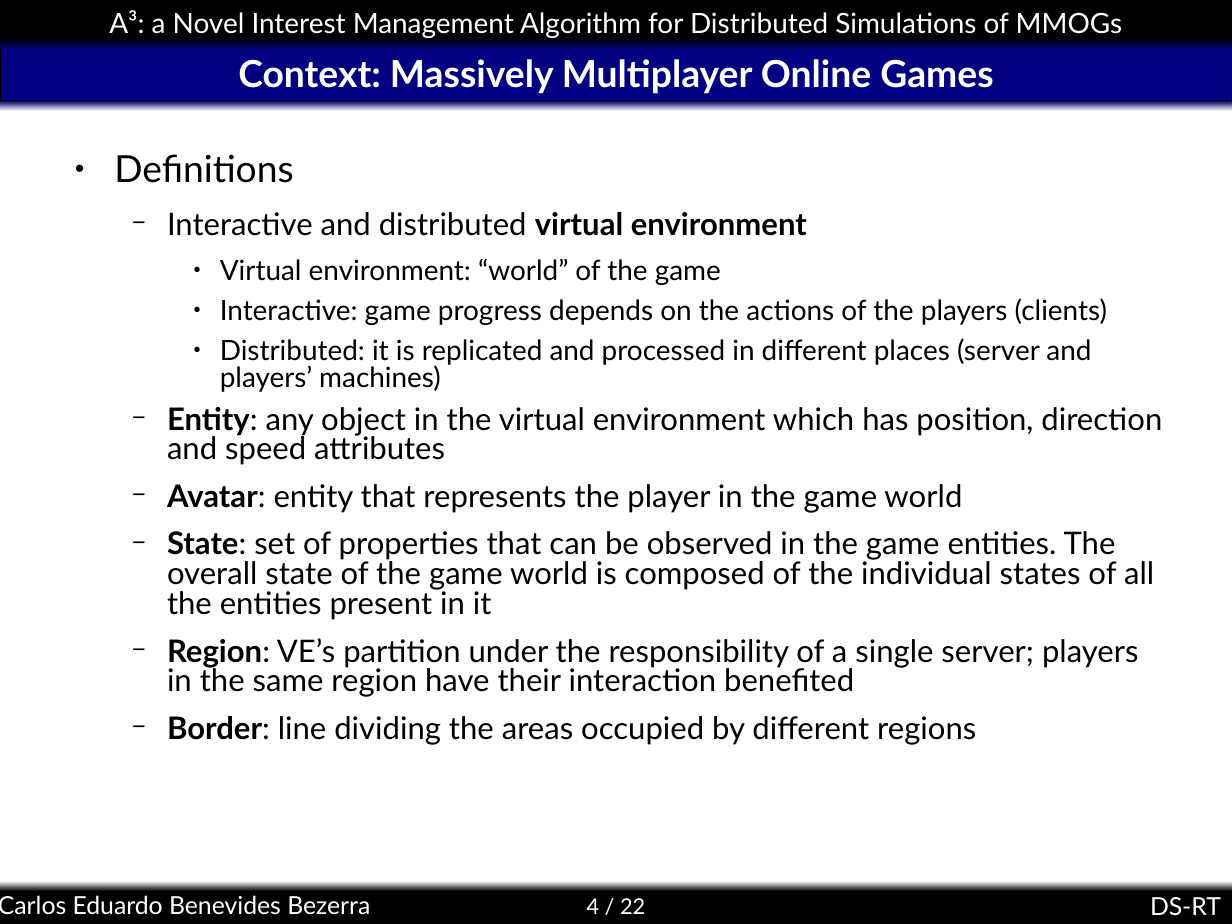
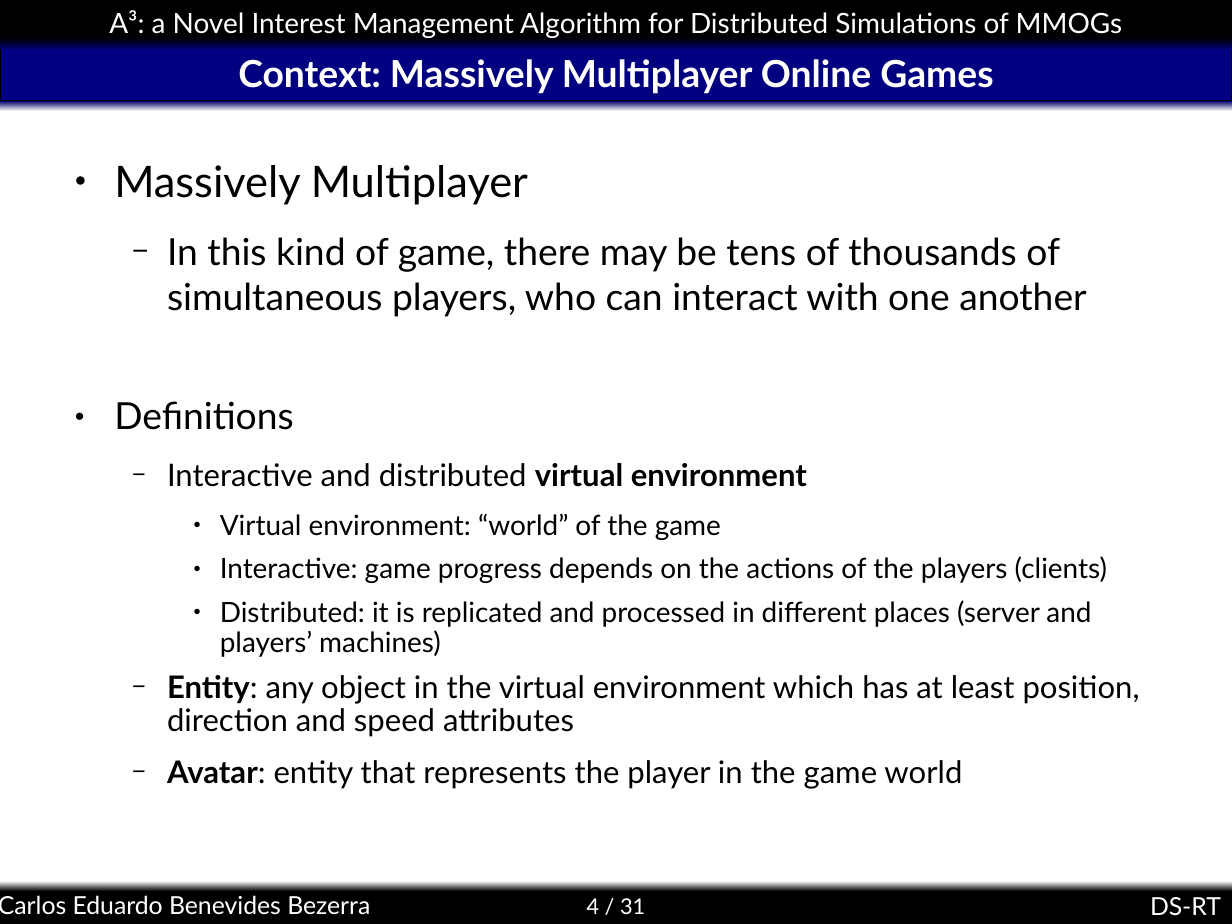
Before and after one commit to kdubezerra/kdubezerra, a slide deck: slide 4 of textos/dsrt/a3slides.ppt. Drawn at 1232x924 pixels with LibreOffice and Linux fonts; fonts in the diff are those of the drawing; background and template pictures are left out. Boxes give left, top, right and bottom in pixels: in the first picture for what was removed or moved away, otherwise in the second. Text is boxed around its words. In the diff, an @@ line names an element or a change of style, - is before the commit and + after.

```diff
--- a/textos/dsrt/a3slides.ppt
+++ b/textos/dsrt/a3slides.ppt
@@ text at (114, 165, 1086, 317): paragraphs added @@
+● Massively Multiplayer
+  − In this kind of game, there may be tens of thousands of simultaneous players, who can interact with one another
@@ text at (114, 401, 1107, 788): line spacing 0.8 to 0.9 @@
@@ text at (167, 531, 1154, 745): paragraphs removed @@
-  − State: set of properties that can be observed in the game entities. The overall state of the game world is composed of the individual states of all the entities present in it
-  − Region: VE’s partition under the responsibility of a single server; players in the same region have their interaction benefited
-  − Border: line dividing the areas occupied by different regions
@@ text at (167, 675, 1140, 737): text changed @@
-  − Entity: any object in the virtual environment which has position, direction and speed attributes
+  − Entity: any object in the virtual environment which has at least position, direction and speed attributes
@@ page number at (587, 898, 645, 914): text changed @@
-4 / 22
+4 / 31
```
Also in this commit, not shown: 14 other slides changed, 4 slides added, 4 slides removed.
